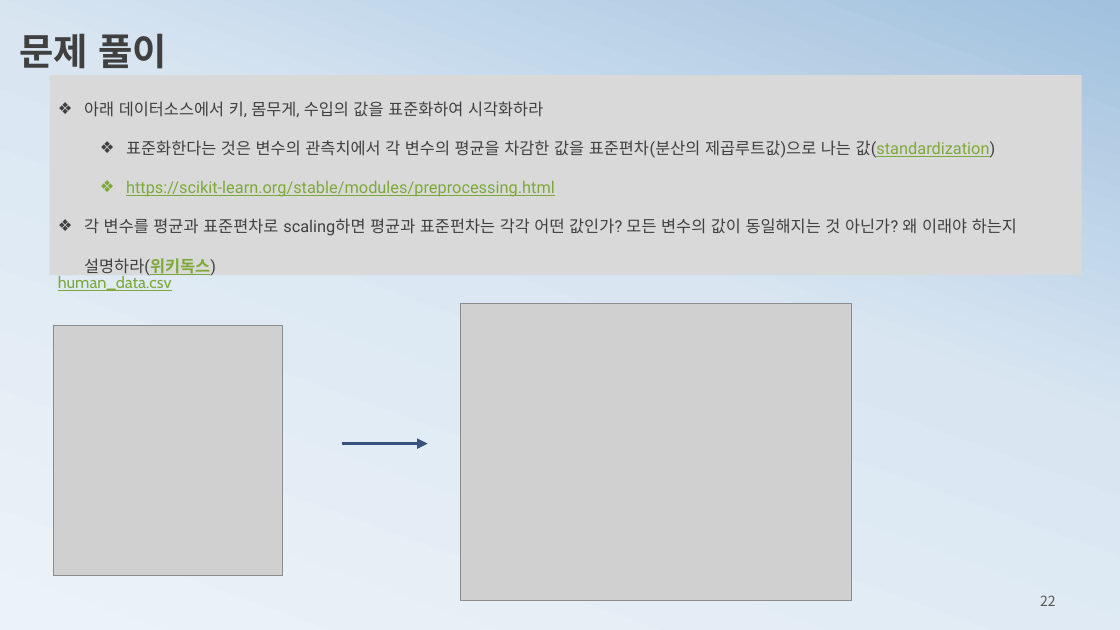
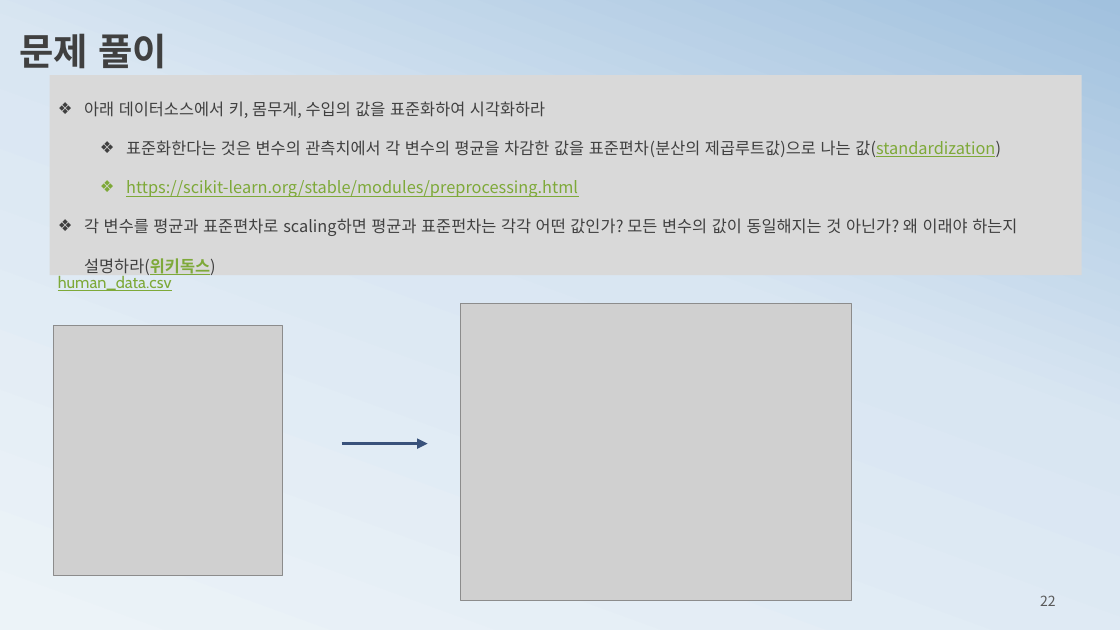
Before and after one commit to ancestor9/mathematics-for-machine-learning, a slide deck: slide 22 of 1_statistics for machine learning.pptx. Drawn at 1120x630 pixels with LibreOffice and Linux fonts; fonts in the diff are those of the drawing; grey boxes stand for pictures. Boxes give left, top, right and bottom in pixels: in the first picture for what was removed or moved away, otherwise in the second. Text is boxed around its words. In the diff, an @@ line names an element or a change of style, - is before the commit and + after.

```diff
--- a/1_statistics for machine learning.pptx
+++ b/1_statistics for machine learning.pptx
@@ rectangle "아래 데이터소스에서 키, 몸무게, 수입의 ..." at bbox=[50, 75, 1081, 275]: font Roboto to Noto Sans CJK KR @@
```
Also in this commit, not shown: 8 other slides changed, 2 slides added, 1 slide removed.
